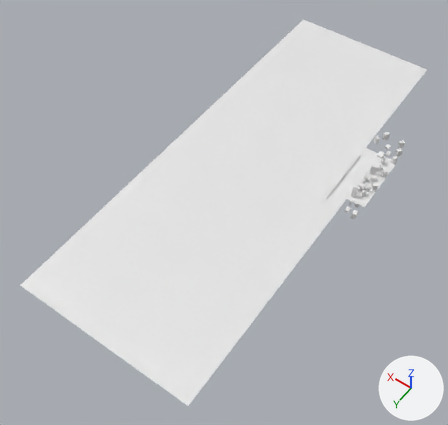
The FBX model SourceAssets/Environments/Subway/Skyline/Skyline_Mesh.fbx, before and after one commit.
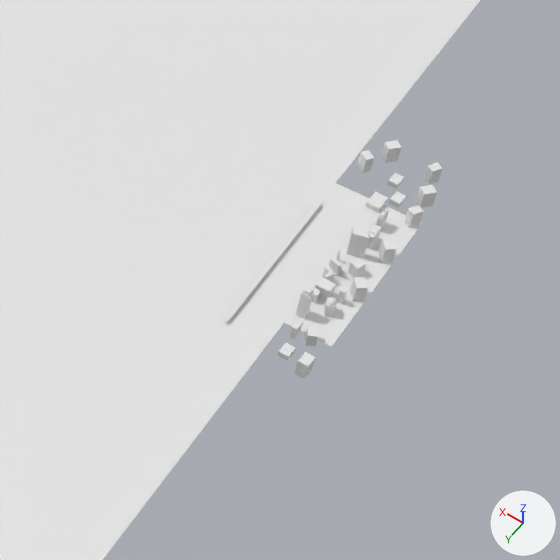
Old and new are each drawn whole from a 50 mm lens placed at (-211.0, 744.0, 831.0), pointed at (185.0, 190.0, -40.0) and again close up on the part from 54% to 100% of the width and 19% to 67% of the height. The lights are fixed; the arrows at lower right show +X, +Y and +Z. The older version's two pictures come first.
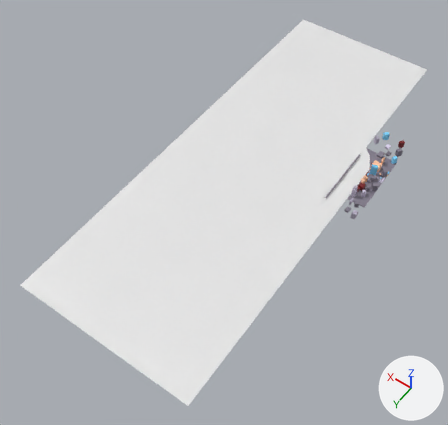
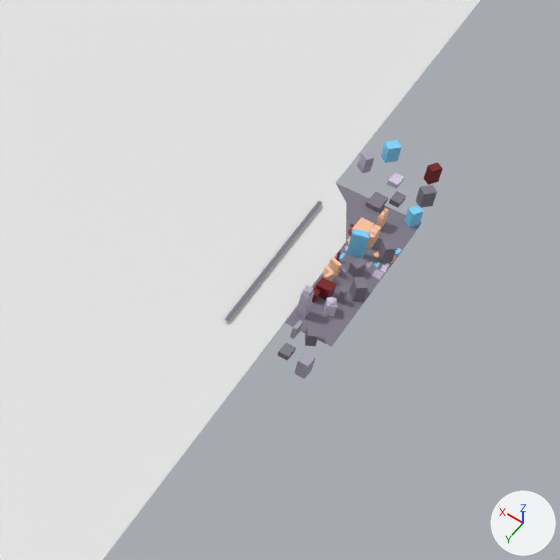
Commit message: Skyline work

Location of each change, (x1, y1, x2, y2) in pixels of the close-ups (560 x 560 px; the box of a moved part takes in the faces that stretch with it):
part 1 of me_cube, moved or reshaped: (296, 287, 337, 319) in both
part 2 of me_cube, surface changed (darker): (278, 140, 443, 379) in both
part 3 of me_cube, recoloured (white to grey): (224, 140, 443, 379) in both

The edits, one by one:
Picture 'Downtown_Diffuse.png' (img_downtown_diffuse_png) is new.
Material 'Skyline_Material' (mat_skyline_material) is new.
Its texture is img_downtown_diffuse_png.
me_cube is used by ob_cube; location (0.0, 0.0, 0.0).
me_cube had 1357 vertices, 1008 faces and spanned x -22.0..341.0, y -334.0..517.0, z 0.0..24.0.
me_cube now has 1349 vertices, 964 faces and spans x -22.0..341.0, y -334.0..517.0, z 0.0..24.0.
Part 1, on me_cube:
21 vertices are removed from x -9.0..8.0, y 38.0..58.0, z 0.0..11.0.
149 faces are deleted.
13 vertices move within x -9.0..8.0, y 38.0..46.0, z 7.0..12.0.
13 vertices are added at x -9.0..-5.0, y 42.0..46.0, z 12.0.
105 new faces join them, mat_skyline_material (picture img_downtown_diffuse_png).
me_cube part 2: 405 kept faces spanning x -21.0..38.0, y -108.0..101.0, z 0.0..24.0 get new texture (UV) coordinates.
me_cube part 3: 799 faces spanning x -22.0..43.0, y -108.0..101.0, z 0.0..24.0 switch from mat_material (white #e7e7e7) to mat_skyline_material (picture img_downtown_diffuse_png).
